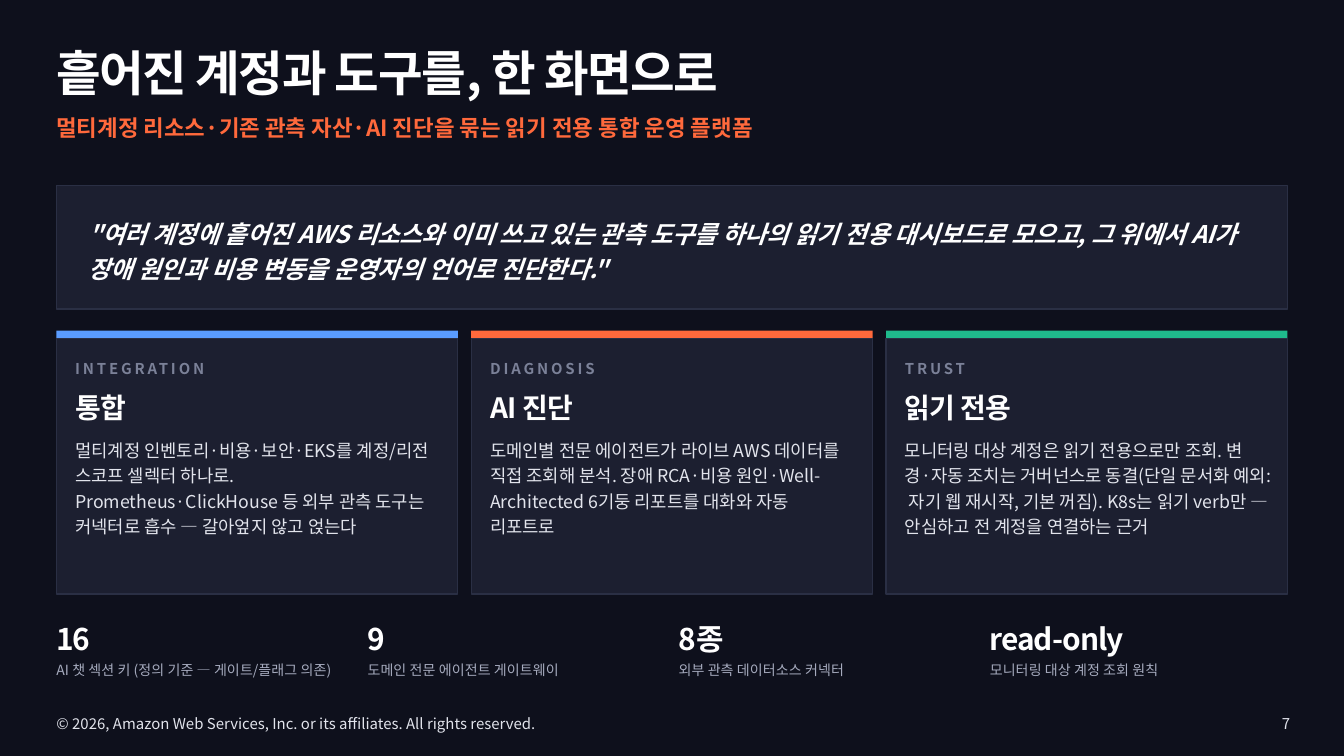
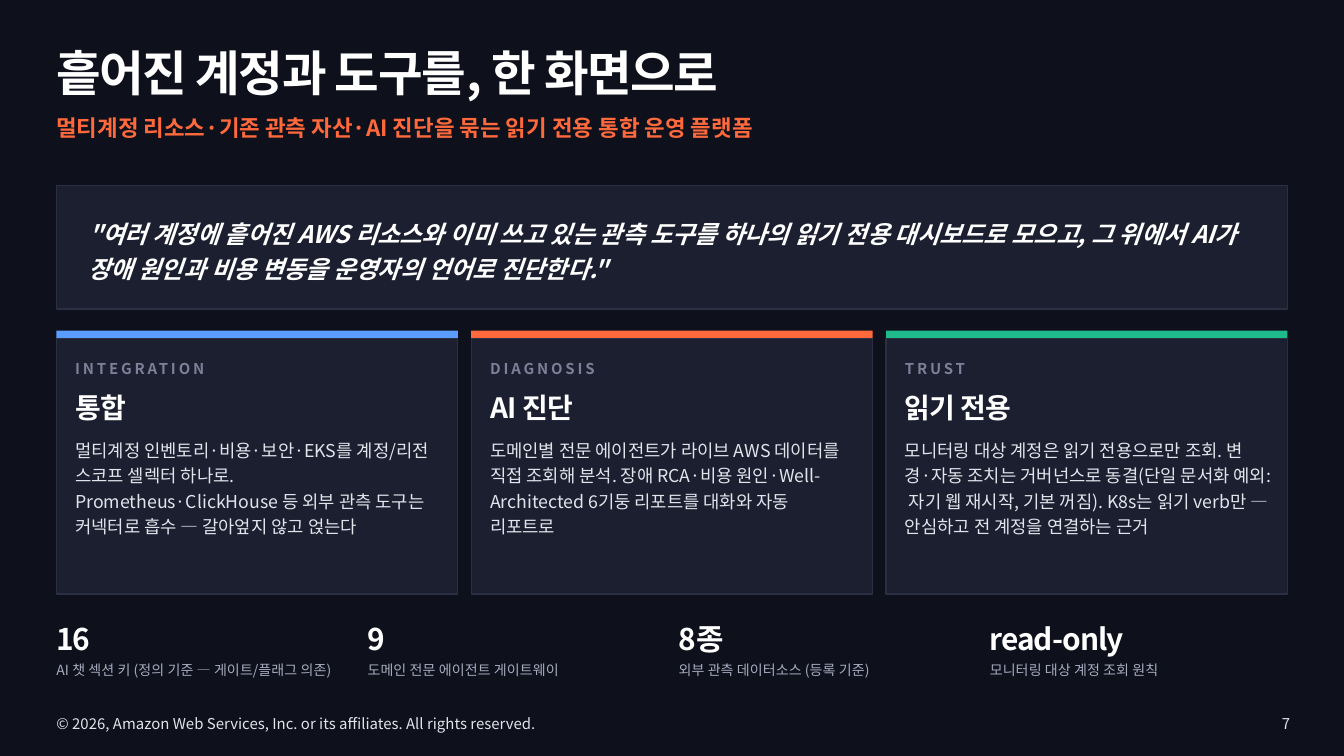
Before and after one commit to Atom-oh/awsops, a slide deck: slide 7 of docs-site/static/presentation/awsops-intro/awsops-intro.pptx. Drawn at 1344x756 pixels with LibreOffice and Linux fonts; fonts in the diff are those of the drawing. Boxes give left, top, right and bottom in pixels: in the first picture for what was removed or moved away, otherwise in the second. Text is boxed around its words. In the diff, an @@ line names an element or a change of style, - is before the commit and + after.

```diff
--- a/docs-site/static/presentation/awsops-intro/awsops-intro.pptx
+++ b/docs-site/static/presentation/awsops-intro/awsops-intro.pptx
@@ text at (679, 663, 870, 678): text changed @@
-외부 관측 데이터소스 커넥터
+외부 관측 데이터소스 (등록 기준)
```
Also in this commit, not shown: 2 other slides changed, 3 other files.
